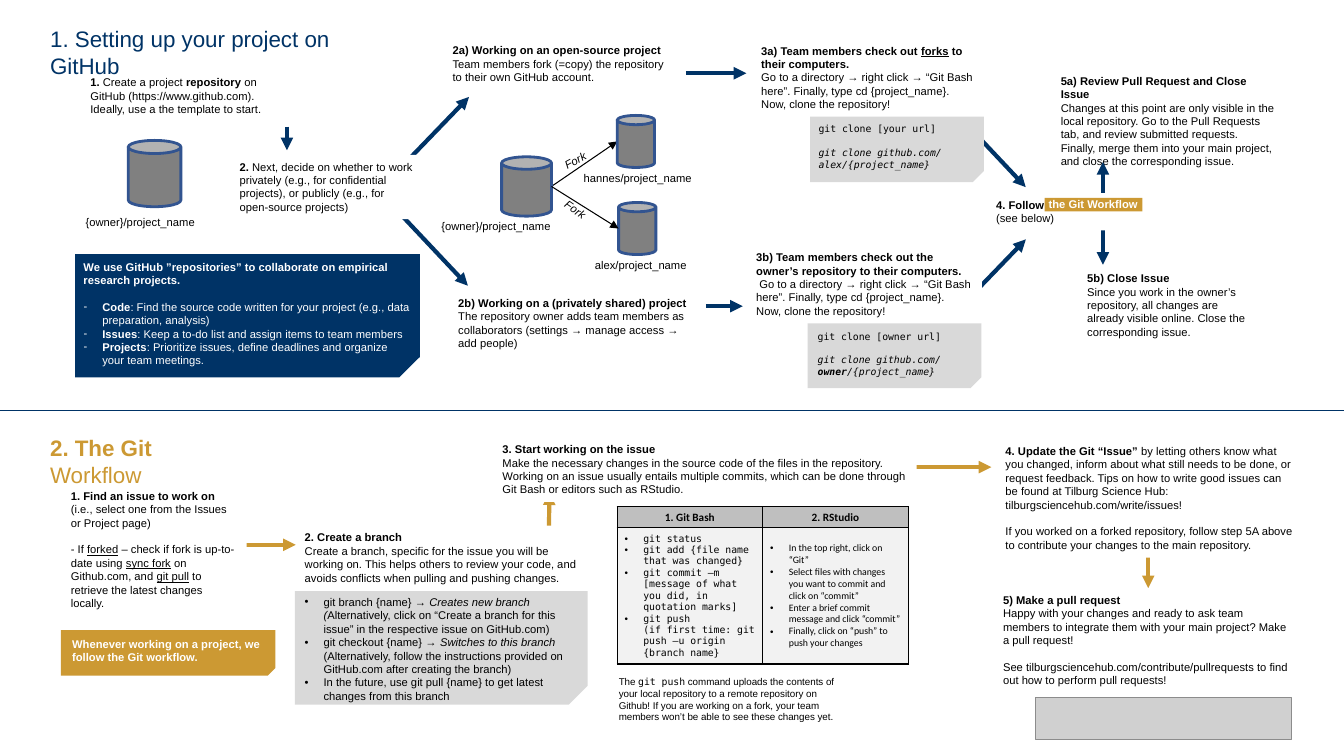
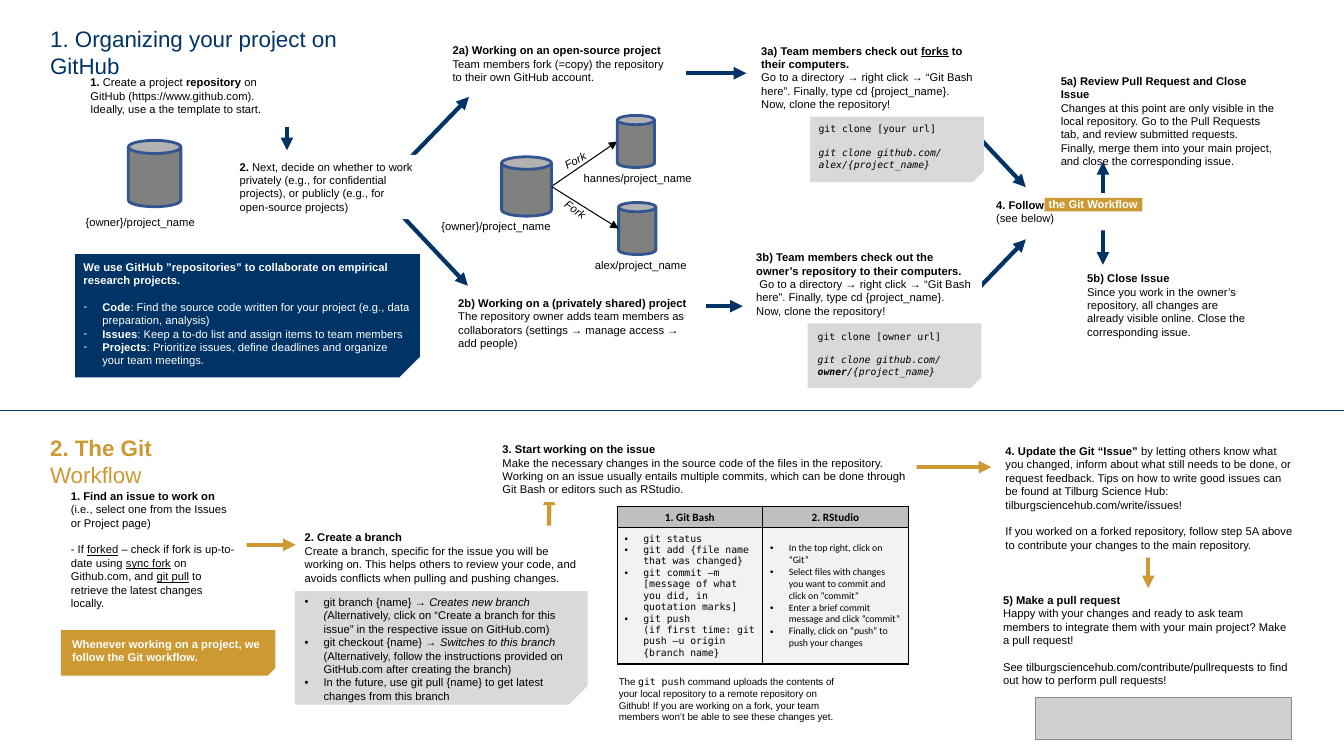
Before and after one commit to tilburgsciencehub/website, a slide deck: slide 1 of content/building-blocks/collaborate-and-share-your-work/use-github/github_cheatsheet_tsh.pptx. Drawn at 1344x756 pixels with LibreOffice and Linux fonts; fonts in the diff are those of the drawing; grey boxes stand for pictures; background and template pictures are left out. Boxes give left, top, right and bottom in pixels: in the first picture for what was removed or moved away, otherwise in the second. Text is boxed around its words. In the diff, an @@ line names an element or a change of style, - is before the commit and + after.

```diff
--- a/content/building-blocks/collaborate-and-share-your-work/use-github/github_cheatsheet_tsh.pptx
+++ b/content/building-blocks/collaborate-and-share-your-work/use-github/github_cheatsheet_tsh.pptx
@@ text at [50, 30, 337, 80]: text changed @@
-1. Setting up your project on GitHub
+1. Organizing your project on GitHub
```
Also in this commit, not shown: 1 other file.
